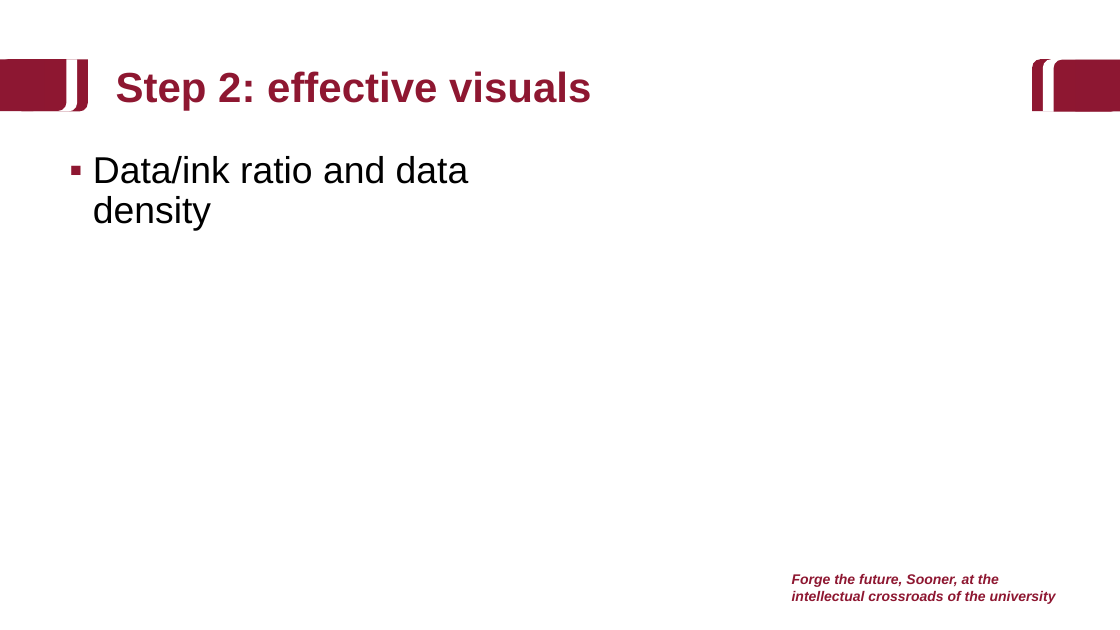
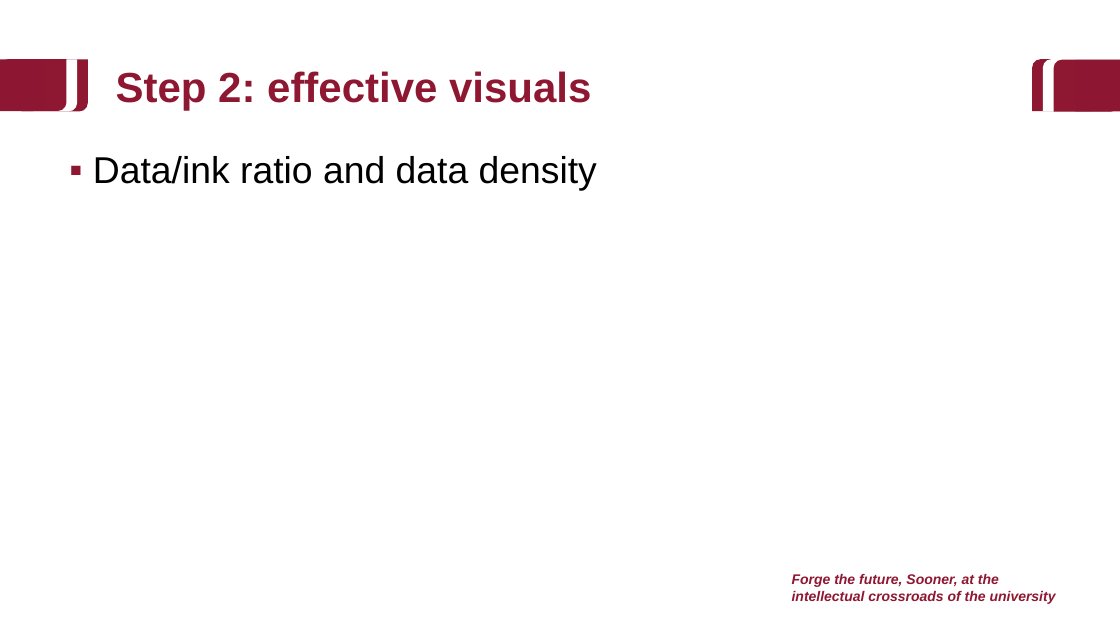
Before and after one commit to baeolophus/2025_data_viz_research, a slide deck: slide 31 of activities.pptx (slide 32 before the commit). Drawn at 1120x630 pixels with LibreOffice and Linux fonts; fonts in the diff are those of the drawing; background and template pictures are left out. Boxes give left, top, right and bottom in pixels: in the first picture for what was removed or moved away, otherwise in the second. Text is boxed around its words. In the diff, an @@ line names an element or a change of style, - is before the commit and + after.

```diff
--- a/activities.pptx
+++ b/activities.pptx
@@ text "Data/ink ratio and data density" rewrapped from [93,156,469,231] to [93,156,597,191] @@
```
Also in this commit, not shown: 15 other slides changed, 5 slides added, 2 slides removed.
